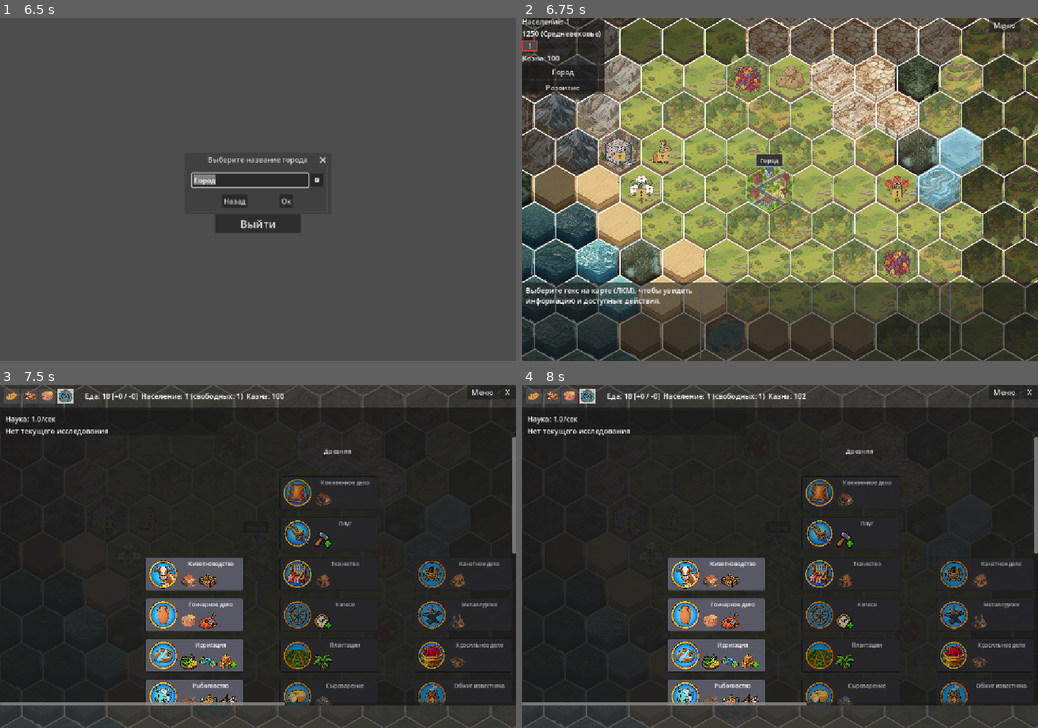
Above: before the commit, frames 1-4 (two rows, left to right).
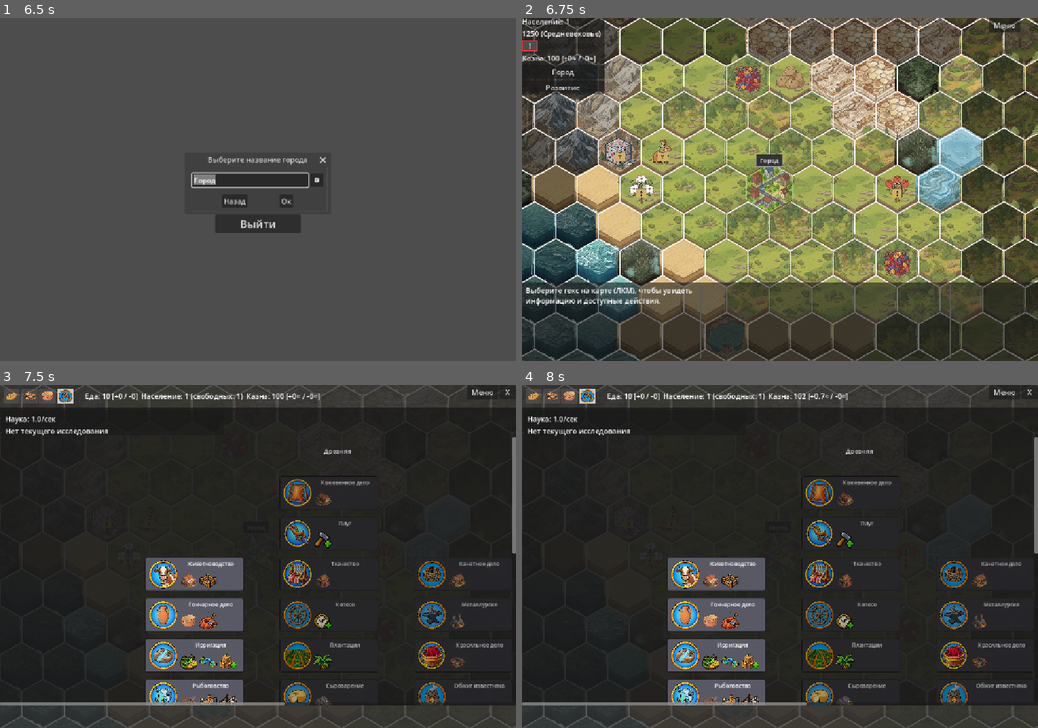
Above: after the commit, the same moments.

Repository: Night-Pryanik/The-City
Game: Godot game, scene res://scenes/main_menu.tscn
Two runs of this game, one before a commit and one after it. Both use one fixed random seed, a clock stepped at 60 frames per second and the inputs below.
Inputs (mouse positions are in pixels of both pictures, inside the frame that each line leads up to):
- Up to frame 1 (6.5 s): click "Новая игра" at 0.5 s; click "Новая игра" at 1.25 s; click "Настройки" at 2 s; click (314, 179) at 2.75 s; click "Назад" at 3.5 s; click "Настройки" at 4.25 s; click "Назад" at 5 s; click "Новая игра" at 5.75 s
- Up to frame 2 (6.75 s): click "Ок" at 6.5 s
- Up to frame 3 (7.5 s): click (10, 412) at 7.25 s
- Up to frame 4 (8 s): no input

Frame 1 is identical in both runs. In frame 2, less than 0.1% of the frame differs, in the area x 7-15%, y 10-13%; in frame 3, less than 0.1%; in frame 4, less than 0.1%, in the area x 55-64%, y 2-5%.

Commit message:
Для казны теперь показывается динамика фактических прибыли и расходов

Diff:
--- a/scripts/CityData.gd
+++ b/scripts/CityData.gd
@@ -455,6 +455,64 @@
 # интервала отображения ресурсов (1 сек), но достаточно для захвата разовых
 # транзакций разведки/освоения без размывания факта.
 const DEFAULT_TREASURY_WINDOW_SEC: float = 3.0
+
+# --- ДИНАМИКА КАЗНЫ ДЛЯ СТРОКИ «Казна: N [+X / -Y]» (HUD карты и верхняя
+# полоса города) ---
+# Фактические скорости прибыли и расхода в МОНЕТАХ/СЕКУНДУ по данным того же
+# окна отображения, что и тултип разбивки (см. rotate_treasury_window выше):
+# сумма, накопленная за окно, делится на длину окна. Обе цифры — ФАКТ по тем
+# же точкам, где вызывается add_treasury/spend_treasury; плановых карт здесь
+# нет и не нужно: у казны нет плановой скорости расходов (расходы — событийные
+# траты игрока), а доход и так пишется в плоский накопитель рядом с пополнением.
+# Это те же данные, что читает тултип, — строки в HUD и в городе не могут
+# разойтись с разбивкой.
+#
+# Пока первое окно не завершилось, снимки пусты — берём текущие накопители
+# (ровно как worker_manager.get_actual_treasury_income_map). Иначе первые
+# секунды после старта/загрузки строка показывала бы «+0 / -0» при идущем
+# доходе.
+func get_treasury_flow_per_sec() -> Dictionary:
+    var income_map: Dictionary = treasury_income_snapshot
+    if income_map.is_empty():
+        income_map = treasury_income_accum
+    var expense_map: Dictionary = treasury_expense_snapshot
+    if expense_map.is_empty():
+        expense_map = treasury_expense_accum
+    var window_sec: float = treasury_window_length_sec
+    if window_sec <= 0.0:
+        return {"income": 0.0, "expense": 0.0}
+    var income := 0.0
+    for source_name in income_map:
+        income += float(int(income_map[source_name]))
+    # Расход — только положительные нетто по источнику: возврат при отказе
+    # освоения ноттируется минусом в том же источнике, и для игрока это равно
+    # «расхода не было» (то же правило, что в рендере тултипа разбивки).
+    var expense := 0.0
+    for source_name in expense_map:
+        var amount := int(expense_map[source_name])
+        if amount > 0:
+            expense += float(amount)
+    return {
+        "income": maxf(income, 0.0) / window_sec,
+        "expense": expense / window_sec,
+    }
+
+# Текст динамики для строки «Казна»: «[+123≈ / -456≈]». Обе цифры — факт за
+# последнее окно, пересчитанный в секунду, поэтому помечены «≈»: тот же
+# маркер, что на вкладке «Ресурсы» и в подвале тултипа казны.
+func get_treasury_flow_text() -> String:
+    var flow: Dictionary = get_treasury_flow_per_sec()
+    return "[+%s≈ / -%s≈]" % [
+        _format_treasury_rate(float(flow.get("income", 0.0))),
+        _format_treasury_rate(float(flow.get("expense", 0.0))),
+    ]
+
+# Формат скорости — как ui_helpers._format_rate: целое без дробной части,
+# иначе одна десятая (0.3 монеты/сек не округляем до нуля).
+func _format_treasury_rate(value: float) -> String:
+    if is_equal_approx(value, round(value)):
+        return str(int(round(value)))
+    return "%.1f" % value
 
 # Возвращает цену, по которой внутренний рынок покупает у города единицу
 # товара pid (в монетах казны). Это доля базовой цены товара (price из
--- a/scripts/city_ui.gd
+++ b/scripts/city_ui.gd
@@ -408,7 +408,13 @@
     # значение, а тултип — каждый тик свежее (визуальный регресс «убегает
     # вперёд», см. developer_diary).
     _displayed_treasury = CityData.treasury
-    var treasury_str = "Казна: %d" % _displayed_treasury
+    # Динамика прибыли/расходов казны — по тем же данным окна, что и тултип
+    # разбивки (CityData.get_treasury_flow_text), но в секунду. Ровно тот же
+    # текст, что в HUD-метке карты: обе строки собираются из одного метода,
+    # поэтому разойтись не могут.
+    var treasury_str = "Казна: %d %s" % [
+        _displayed_treasury, CityData.get_treasury_flow_text()
+    ]
 
     # TopFoodLabel — HBoxContainer с тремя дочерними метками
     # (FoodLabel/PopLabel/TreasuryLabel), см. сцену CityUI.tscn. Разделитель
--- a/scripts/hud_message.gd
+++ b/scripts/hud_message.gd
@@ -12,6 +12,37 @@
     message_label = vbox.get_node("MapMessageLabel")
     message_label.visible = false
     hud_original_size = size
+    # Ширина подстраивается под содержимое сразу: строка «Казна» стала длиннее
+    # («Казна: N [+X≈ / -Y≈]»), а в сцене у HUD фиксированные 184 px.
+    _fit_size()
+
+# Габариты содержимого HUD. Контейнер вертикальный: высоты детей складываются
+# (плюс зазор 4 px, как в старом _adjust_size), а ширина — это МАКСИМУМ ширин
+# детей, а не сумма (иначе панель раздувалась бы вчетверо). Ширина нужна не
+# меньше исходной (кнопки «Город»/«Развитие»), высота — как раньше, максимум
+# из содержимого и исходной.
+func _content_size() -> Vector2:
+    var vbox = $VBoxContainer
+    var content := Vector2.ZERO
+    for child in vbox.get_children():
+        if not child.visible:
+            continue
+        var child_min: Vector2 = child.get_combined_minimum_size()
+        content.x = maxf(content.x, child_min.x)
+        content.y += child_min.y + 4
+    return content
+
+# Подгоняет размер панели под содержимое. В редакторе не трогаем размер: текст
+# меток ставится только во время игры, а изменение size у @tool-скрипта в
+# редакторе сохранялось бы в сцену.
+func _fit_size() -> void:
+    if Engine.is_editor_hint():
+        return
+    var content := _content_size()
+    size = Vector2(
+        maxf(content.x, hud_original_size.x),
+        maxf(content.y, hud_original_size.y)
+    )
 
 func show_message(text: String):
     message_label.text = text
@@ -21,11 +52,7 @@
 
 func _adjust_size():
     await get_tree().process_frame
-    var total_height = 0.0
-    for child in $VBoxContainer.get_children():
-        if child.visible:
-            total_height += child.get_combined_minimum_size().y + 4
-    size = Vector2(hud_original_size.x, max(total_height, hud_original_size.y))
+    _fit_size()
 
 func _process(delta):
     if message_label.visible:
@@ -33,4 +60,12 @@
         if message_timer >= message_duration:
             message_label.visible = false
             message_timer = 0.0
-            size = hud_original_size
+            _fit_size()
+
+# Публичная точка для внешнего кода: пересчитать размер панели после того, как
+# кто-то изменил текст метки. Нужна, потому что строка «Казна» растёт вместе с
+# балансом («Казна: 100 [+2≈ / -0≈]» короче «Казна: 123456 [+1234≈ / -4567≈]»),
+# а в сцене ширина HUD зафиксирована (184 px). Из main_map это дёргается в
+# _update_treasury_hud() — там же, где ставится новый текст казны.
+func refresh_size() -> void:
+    _fit_size()
--- a/scripts/main_map.gd
+++ b/scripts/main_map.gd
@@ -2107,7 +2107,17 @@
     _displayed_treasury = CityData.treasury
     var treasury_label = hud.get_node_or_null("VBoxContainer/TreasuryLabel")
     if treasury_label:
-        treasury_label.text = "Казна: %d" % _displayed_treasury
+        # Динамика прибыли/расходов — тот же факт, что и в тултипе разбивки
+        # (CityData.get_treasury_flow_text), но в секунду. Считается на том же
+        # ритме обновления, что и баланс, — цифры не мельтешат каждый тик.
+        treasury_label.text = "Казна: %d %s" % [
+            _displayed_treasury, CityData.get_treasury_flow_text()
+        ]
+        # Панель HUD в сцене фиксированной ширины, а строка растёт вместе с
+        # балансом — пересчитываем ширину под новый текст, иначе длинная строка
+        # вылезет на карту и ховер по «хвосту» перестанет срабатывать.
+        if hud.has_method("refresh_size"):
+            hud.refresh_size()
 
 # Создаёт CanvasLayer + Control-хост и инстанциирует ui_helpers для
 # HUD-тултипов (разбивка казны и будущие). Добавляется в дерево один раз в
--- a/scripts/ui_helpers.gd
+++ b/scripts/ui_helpers.gd
@@ -906,7 +906,12 @@
 #     planned_income. Итог в заголовке совпадает с суммой строк секции.
 #   * «Расходы (факт, за последние N сек):» — плоский список источников
 #     с нетто-суммой за окно (плюс тип «Действия на карте» как заголовок).
-#   * Пояснение «≈» в подвале секции прибыли (как в тултипе ресурсов).
+#   * Пояснение «≈» в подвале: в строке «Казна: N [+X≈ / -Y≈]» (HUD карты и
+#     верхняя полоса города) маркер означает средние за последнее окно
+#     прибыль и расход, пересчитанные в секунду (CityData.
+#     get_treasury_flow_text). Раньше строка показывала только баланс, и
+#     пояснение нужно было к одной секции прибыли; теперь «≈» стоит с обеих
+#     сторон, поэтому подвал рисуется всегда, когда тултип отрисован.
 #   * Если расходов в игре нет — ремарка «Нет разовых расходов…» (как раньше).
 # keep_position = true — это перерисовка УЖЕ показанного («залипшего»)
 # тултипа: панель остаётся на прежнем месте, меняется только содержимое и
@@ -1103,13 +1108,16 @@
                     _make_bullet_row("•", line_text, Color(0.9, 0.3, 0.3)))
 
     # --- Подвал: ссылка на динамику «≈» (как в тултипе ресурсов) ---
-    if has_income:
-        var note = Label.new()
-        note.text = "≈ средняя скорость дохода; фактический баланс меняется по тикам"
-        note.add_theme_font_size_override("font_size", 12)
-        note.add_theme_color_override("font_color", Color(0.65, 0.65, 0.65))
-        note.mouse_filter = Control.MOUSE_FILTER_IGNORE
-        treasury_tooltip_vbox.add_child(note)
+    # Пояснение нужно и к секции прибыли, и к секции расходов: маркер «≈»
+    # теперь стоит с обеих сторон в строке «Казна: N [+X≈ / -Y≈]» (HUD карты и
+    # верхняя полоса города, см. CityData.get_treasury_flow_text). Поэтому
+    # строка показывается всегда, когда тултип вообще отрисован.
+    var note = Label.new()
+    note.text = "≈ в строке «Казна» — средние прибыль и расход за последнее окно, в секунду"
+    note.add_theme_font_size_override("font_size", 12)
+    note.add_theme_color_override("font_color", Color(0.65, 0.65, 0.65))
+    note.mouse_filter = Control.MOUSE_FILTER_IGNORE
+    treasury_tooltip_vbox.add_child(note)
 
     # --- Подвал: ремарка, если расходов в игре пока нет ---
     if not has_expense:
--- a/tests/test_taxes.gd
+++ b/tests/test_taxes.gd
@@ -17,6 +17,9 @@
 #      label = «2 × 3 чел.»; налог виден и когда рыночного дохода ещё нет.
 #   7. Рендер тултипа (ui_helpers.show_treasury_tooltip): одна строка
 #      «• Налоги: 2 × 3 чел. = 6 / сек», итог секции прибыли учитывает налог.
+#   8. Строка «Казна: N [+X≈ / -Y≈]» в HUD карты и в верхней полосе города:
+#      динамика фактических прибыли/расходов доехала до обеих меток, совпала с
+#      CityData.get_treasury_flow_text() и влезла в ширину HUD-панели.
 extends SceneTree
 
 # Сторож зависаний: без него обрыв корутины _run() выглядит снаружи как вечное
@@ -165,6 +168,38 @@
 	check(texts.has("Прибыль (фактическая, средняя): %s / сек" % _fmt_rate(expected_total)),
 			"итог секции прибыли: ожидалось «%s»" % _fmt_rate(expected_total), state)
 
+	# --- 8. Строка «Казна» в HUD и верхней полосе: динамика прибыли/расхода ---
+	# Метки собирают текст из CityData.get_treasury_flow_text() — проверяем, что
+	# динамика реально доехала до обеих строк и совпадает с расчётом (без
+	# автолоадов это не проверить: нужен живой MainMap).
+	var flow: Dictionary = city.get_treasury_flow_per_sec()
+	var flow_text: String = city.get_treasury_flow_text()
+	check(flow_text.contains("[+") and flow_text.contains("≈]"),
+			"динамика казны должна выглядеть как [+X≈ / -Y≈], получено «%s»" % flow_text, state)
+	var hud_label = main_map.hud.get_node_or_null("VBoxContainer/TreasuryLabel")
+	check(hud_label != null, "метка казны в HUD не найдена", state)
+	if hud_label != null:
+		check(hud_label.text == "Казна: %d %s" % [city.treasury, flow_text],
+				"в HUD должно быть «Казна: N %s», получено «%s»" % [flow_text, hud_label.text], state)
+	# Верхняя полоса города обновляется из city_ui._update_food_label — дёргаем её
+	# напрямую (в тесте интерфейс города не открыт, тиковый путь не сработает).
+	main_map.city_ui._update_food_label()
+	var city_treasury_label = main_map.city_ui.get_node_or_null("TabBarPanel/TopFoodLabel/TreasuryLabel")
+	check(city_treasury_label != null, "метка казны в верхней полосе города не найдена", state)
+	if city_treasury_label != null:
+		check(city_treasury_label.text == "Казна: %d %s" % [city.treasury, flow_text],
+				"в верхней полосе должно быть «Казна: N %s», получено «%s»"
+						% [flow_text, city_treasury_label.text], state)
+	# Подгонка размера HUD под длинную строку: панель не должна быть уже метки,
+	# иначе текст вылезет на карту, а ховер по «хвосту» строки не сработает.
+	check(main_map.hud.size.x >= hud_label.get_combined_minimum_size().x,
+			"ширина HUD (%d) должна покрывать метку казны (%d)"
+					% [main_map.hud.size.x, hud_label.get_combined_minimum_size().x], state)
+	# Доход по налогу обязан попадать в динамику: в этом тике собрано
+	# base_tax × 3, окно 3 сек → base_tax / сек.
+	check(float(flow.get("income", 0.0)) > 0.0,
+			"доход в динамике должен быть ненулевым, получено %s" % str(flow.get("income", 0.0)), state)
+
 	_finish(main_map, state)
 
 # Собирает тексты всех Label дерева (включая «пули» _make_bullet_row, где
--- a/tests/test_treasury_breakdown.gd
+++ b/tests/test_treasury_breakdown.gd
@@ -1,6 +1,8 @@
 # Smoke-тест разбивки казны по источникам (headless):
 #   godot --headless --path "E:\The City" --script res://tools/test_treasury_breakdown.gd
-# Проверяет state-машину CityData.record_treasury_* / rotate_treasury_window.
+# Проверяет state-машину CityData.record_treasury_* / rotate_treasury_window и
+# динамику строки «Казна: N [+X≈ / -Y≈]» (CityData.get_treasury_flow_per_sec /
+# get_treasury_flow_text: факт окна, пересчитанный в секунду).
 # Не использует autoload-зависимый API (GameData/CityData игрового процесса),
 # потому что в `--script`-режиме autoload-цепочка не поднимается (см.
 # developer_diary, «Багфикс: ...»): для интеграционной проверки нужен
@@ -96,6 +98,69 @@
     check(int(cd3.treasury_expense_snapshot.get("Освоение чанков", 0)) == -10,
         "чистый возврат без траты: ожидалось -10, получено %d" % int(cd3.treasury_expense_snapshot.get("Освоение чанков", 0)), state)
 
+    # ---- 7. Динамика строки «Казна: N [+X / -Y]» (факт в секунду) ----
+    # Считается по тем же снимкам окна, что и тултип разбивки: сумма за окно,
+    # делённая на его длину (treasury_window_length_sec = 3.0).
+    var cd4 = load("res://scripts/CityData.gd").new()
+    cd4.record_treasury_income("Рыбак", 30) # 30 монет за окно = 10 / сек
+    cd4.record_treasury_income("Подушный налог", 6) # ещё 2 / сек
+    cd4.record_treasury_expense("Разведка", 9) # 9 за окно = 3 / сек
+    var flow_before_rotate: Dictionary = cd4.get_treasury_flow_per_sec()
+    check(is_equal_approx(float(flow_before_rotate.get("income", 0.0)), 12.0),
+        "до первой ротации берётся накопитель окна: ожидалось 12.0 / сек, получено %s"
+            % str(flow_before_rotate.get("income", 0.0)), state)
+    check(is_equal_approx(float(flow_before_rotate.get("expense", 0.0)), 3.0),
+        "расход до ротации: ожидалось 3.0 / сек, получено %s"
+            % str(flow_before_rotate.get("expense", 0.0)), state)
+    check(cd4.get_treasury_flow_text() == "[+12≈ / -3≈]",
+        "текст динамики до ротации, получено «%s»" % cd4.get_treasury_flow_text(), state)
+
+    cd4.rotate_treasury_window()
+    var flow_after_rotate: Dictionary = cd4.get_treasury_flow_per_sec()
+    check(is_equal_approx(float(flow_after_rotate.get("income", 0.0)), 12.0),
+        "после ротации доход берётся из снимка: ожидалось 12.0 / сек, получено %s"
+            % str(flow_after_rotate.get("income", 0.0)), state)
+    check(is_equal_approx(float(flow_after_rotate.get("expense", 0.0)), 3.0),
+        "после ротации расход берётся из снимка: ожидалось 3.0 / сек, получено %s"
+            % str(flow_after_rotate.get("expense", 0.0)), state)
+    # Снимок НЕ пустеет вместе с накопителями: в нём осталось то, что попало в
+    # окно, — динамика в строке не схлопывается в ноль на следующем окне.
+    check(cd4.get_treasury_flow_text() == "[+12≈ / -3≈]",
+        "текст динамики после ротации, получено «%s»" % cd4.get_treasury_flow_text(), state)
+
+    # Дробная скорость: 1 монета за окно 3 сек = 0.3 / сек — не округляем в ноль,
+    # формат тот же, что у ui_helpers._format_rate (одна десятая).
+    var cd5 = load("res://scripts/CityData.gd").new()
+    cd5.record_treasury_income("Рыбак", 1)
+    check(cd5.get_treasury_flow_text() == "[+0.3≈ / -0≈]",
+        "дробная скорость дохода: получено «%s»" % cd5.get_treasury_flow_text(), state)
+
+    # Чистые возвраты (amount < 0 без компенсирующей траты) в расход строки не
+    # идут — так же, как их прячет тултип разбивки (см. record_treasury_expense).
+    var cd6 = load("res://scripts/CityData.gd").new()
+    cd6.record_treasury_expense("Освоение чанков", -12)
+    cd6.rotate_treasury_window()
+    check(is_equal_approx(float(cd6.get_treasury_flow_per_sec().get("expense", -1.0)), 0.0),
+        "чистый возврат не должен давать расход в строке", state)
+    # А нетто-расход после возврата — обычный расход: 25 − 10 = 15 за окно.
+    var cd7 = load("res://scripts/CityData.gd").new()
+    cd7.record_treasury_expense("Освоение чанков", 25)
+    cd7.record_treasury_expense("Освоение чанков", -10)
+    cd7.rotate_treasury_window()
+    check(cd7.get_treasury_flow_text() == "[+0≈ / -5≈]",
+        "нетто-расход 15 за окно 3 сек = 5 / сек, получено «%s»"
+            % cd7.get_treasury_flow_text(), state)
+
+    # Окно нулевой длины (страховка от деления на ноль) — нули, не NaN/inf.
+    var cd8 = load("res://scripts/CityData.gd").new()
+    cd8.record_treasury_income("Рыбак", 30)
+    cd8.treasury_window_length_sec = 0.0
+    var zero_window: Dictionary = cd8.get_treasury_flow_per_sec()
+    check(is_equal_approx(float(zero_window.get("income", -1.0)), 0.0)
+            and is_equal_approx(float(zero_window.get("expense", -1.0)), 0.0),
+        "окно нулевой длины: скорости должны быть нулевыми, получено %s"
+            % str(zero_window), state)
+
     if state.failed:
         print("FAIL")
         quit(1)
Not shown, changed: developer_diary.md
Not shown, changed: docs.md
